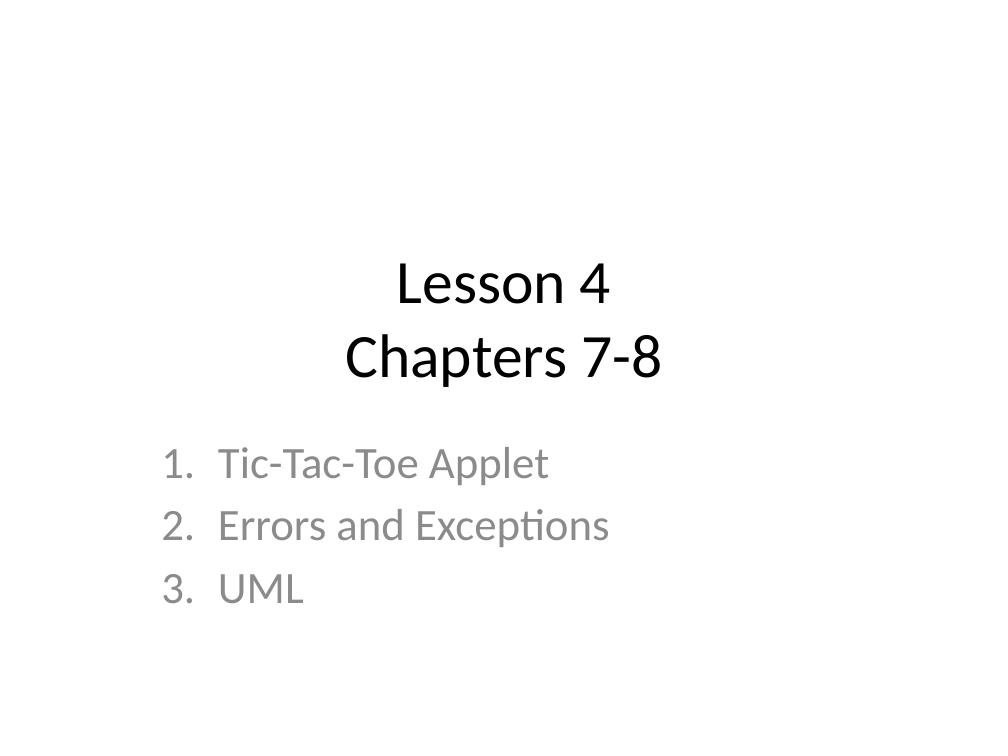
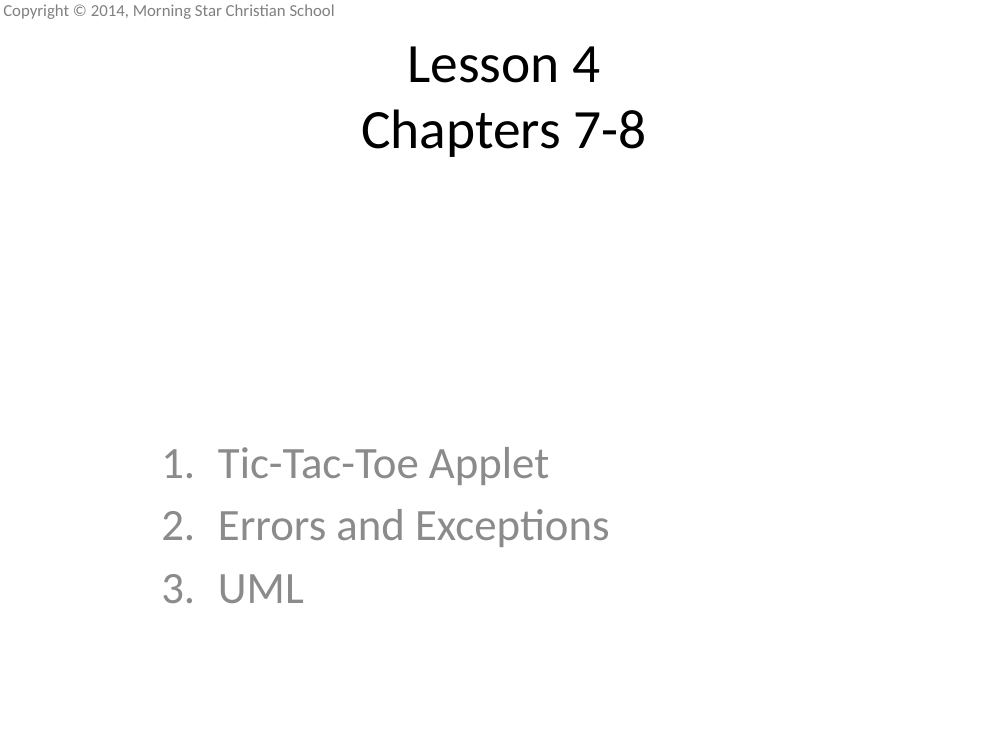
Before and after one commit to mscsbend/presentations, a slide deck: slide 1 of Lesson 4.pptx. Drawn at 1008x756 pixels with LibreOffice and Linux fonts; fonts in the diff are those of the drawing; background and template pictures are left out. Boxes give left, top, right and bottom in pixels: in the first picture for what was removed or moved away, otherwise in the second. Text is boxed around its words. In the diff, an @@ line names an element or a change of style, - is before the commit and + after.

```diff
--- a/Lesson 4.pptx
+++ b/Lesson 4.pptx
@@ text added at (3, 4, 335, 19), 12 pt, text #808080 @@
+Copyright © 2014, Morning Star Christian School
@@ title "Lesson 4 Chapters 7-8": place and size @@
-title "Lesson 4 Chapters 7-8" at (345, 263, 662, 387)
+title "Lesson 4 Chapters 7-8" at (361, 46, 646, 157)
@@ title "Lesson 4 Chapters 7-8" at (361, 46, 646, 157): size 44 to 39.6 pt @@
```
Also in this commit, not shown: 8 other slides changed, 13 slides added.
